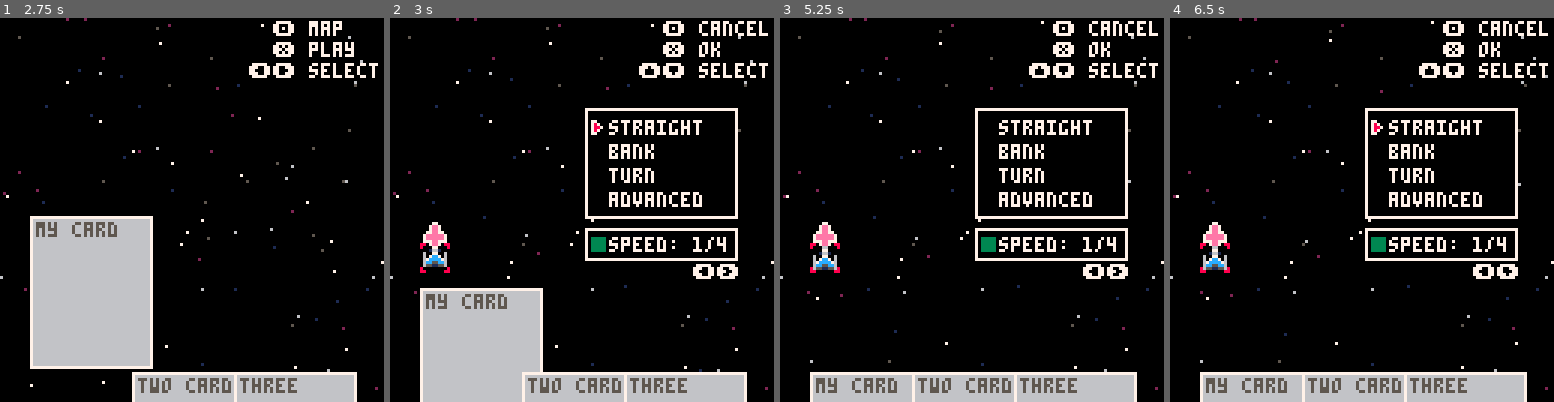
Above: before the commit, frames 1-4 (left to right).
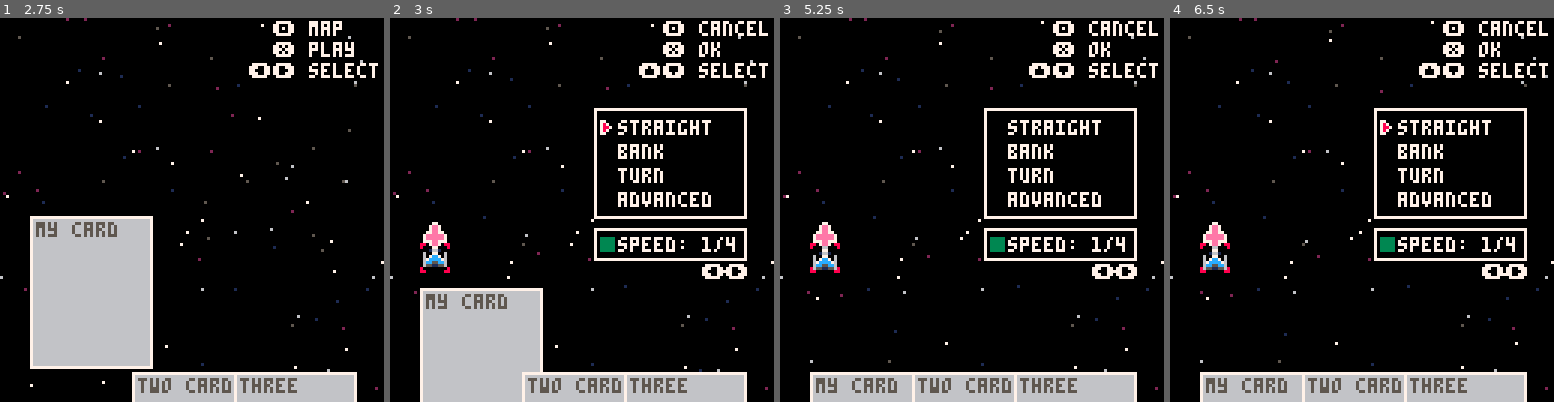
Above: after the commit, the same moments.

Repository: karjona/ondatra
Game: PICO-8 cartridge ondatra.p8
Same seed, same stepped clock (60 frames per second), same inputs: the game is played once before the commit and once after it.
Inputs:
- Up to frame 1 (2.75 s): tap X (X key) at 0.33, 1.07, 1.85 s; tap O (Z key) at 0.7, 1.7, 2.1, 2.5 s; hold Right 1.6-2.1 s; hold Up 2.15-2.42 s; hold Right from 2.47 s (still down)
- Up to frame 2 (3 s): keep holding Right; tap O (Z key) at 2.9 s; tap X (X key) at 2.97 s
- Up to frame 3 (5.25 s): release Right at 3.03 s; hold Left 3.08-3.58 s; tap O (Z key) every 0.4 s from 3.3 to 4.9 s; hold Down 3.63-3.97 s; hold Right 4.02-4.68 s; tap X (X key) at 4.08, 5.2 s; hold Up 4.73-5.03 s; hold Left from 5.08 s (still down)
- Up to frame 4 (6.5 s): tap O (Z key) at 5.3, 5.7, 6.1 s; release Left at 5.68 s; hold Down 5.73-6.03 s; hold Right from 6.08 s (still down); tap X (X key) at 6.32 s

Frame 1 is identical in both runs. In frame 2, 4.4% of the frame differs, in the area x 50-93%, y 23-68%; in frame 3, 4.3%; in frame 4, 4.4%.

Commit message:
Set move menu position dynamically

Diff:
--- a/src/utilities/moves.lua
+++ b/src/utilities/moves.lua
@@ -1,9 +1,13 @@
 move_table = { "straight", "bank", "turn", "advanced" }
 
 function draw_move_menu(ship)
-  local x = ship.x + 50
-  local y = ship.y - 50
+  local x = 0
+  local y = 0
   local orientation = "left"
+
+  -- decide menu position
+  if ship.x <= 64 then x = 68 else x = 10 end
+  if ship.y <= 64 then y = 58 else y = 30 end
 
   -- draw the menu
   rectfillout(x, y, 50, 36)
